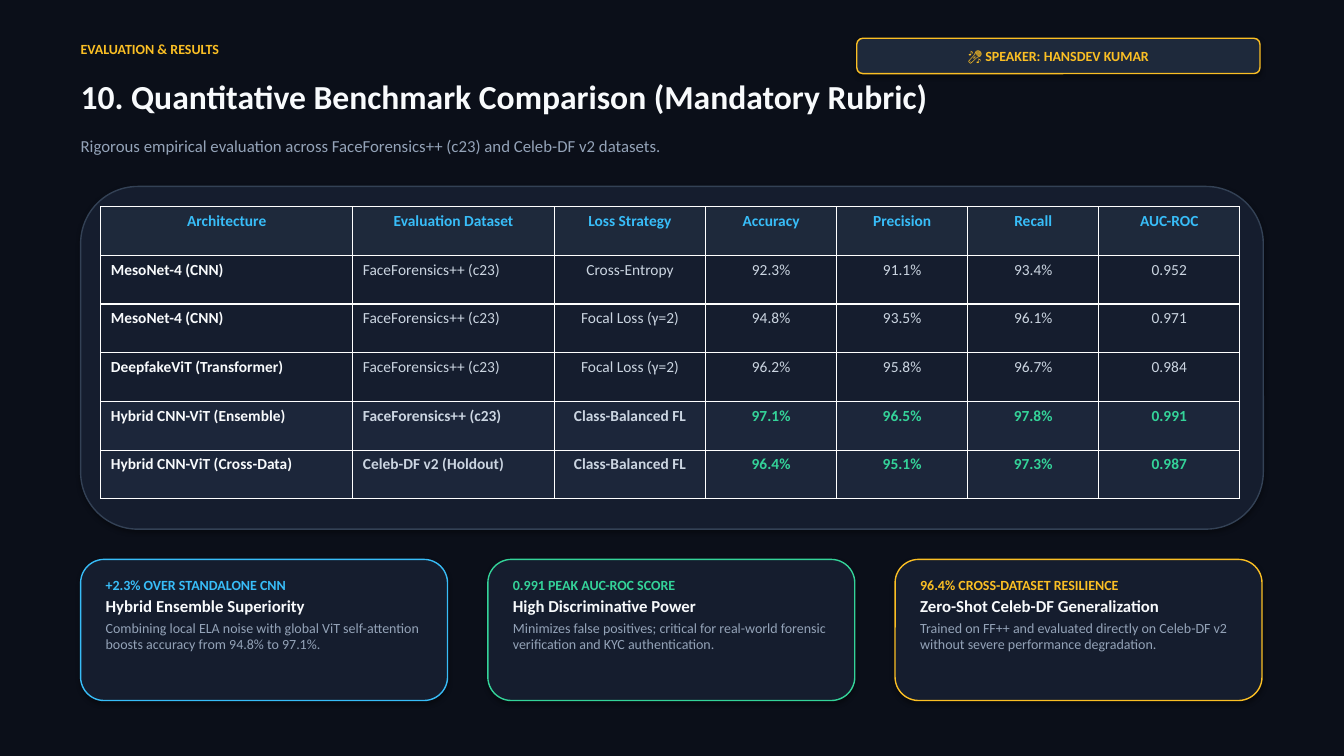
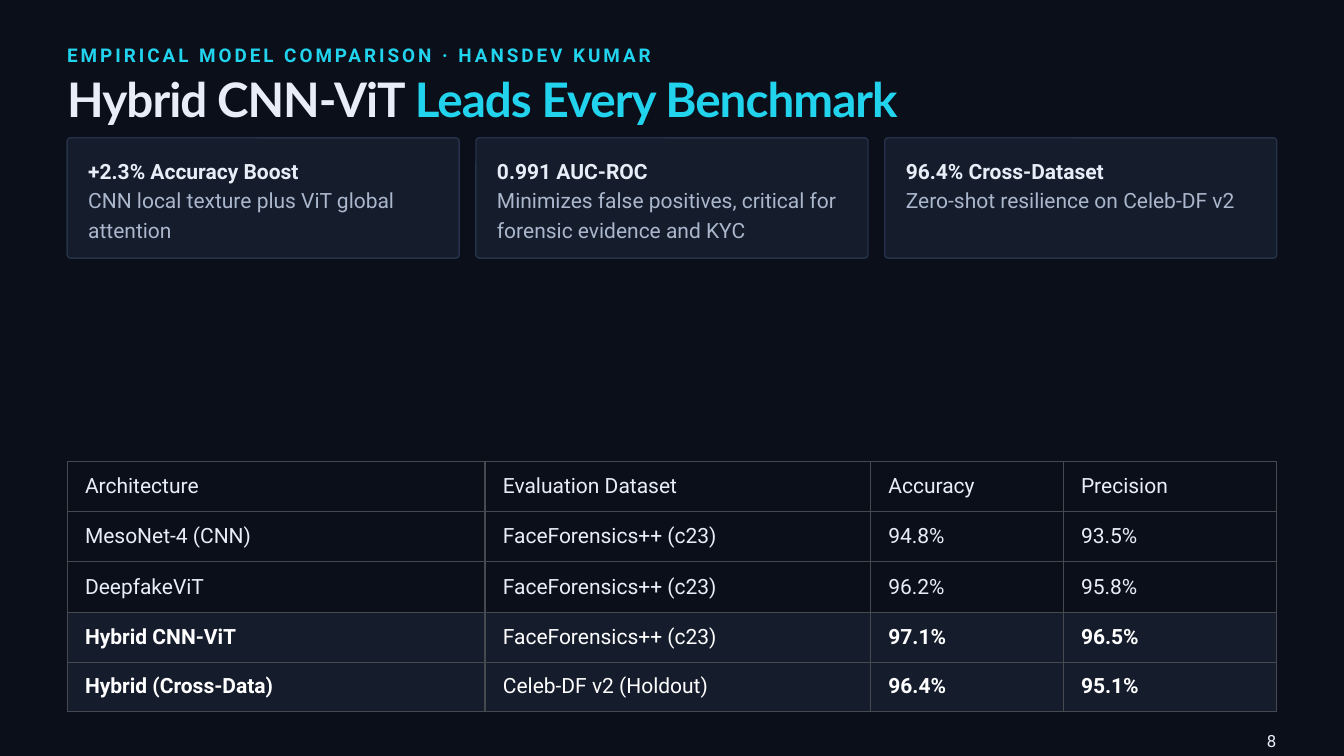
Before and after one commit to Adityaaa347/deepfake-sentinel, a slide deck: slide 8 of CSE276_Deepfake_Detection_G011.pptx (slide 11 before the commit). Drawn at 1344x756 pixels with LibreOffice and Linux fonts; fonts in the diff are those of the drawing; background and template pictures are left out. Boxes give left, top, right and bottom in pixels: in the first picture for what was removed or moved away, otherwise in the second. Text is boxed around its words. In the diff, an @@ line names an element or a change of style, - is before the commit and + after.

```diff
--- a/CSE276_Deepfake_Detection_G011.pptx
+++ b/CSE276_Deepfake_Detection_G011.pptx
@@ background #FFFFFF to #0B0F19 @@
@@ rectangle removed at [0,0,1344,756] @@
@@ text added at [68,43,1344,66], 13.5 pt, text #22D3EE, bold @@
+EMPIRICAL MODEL COMPARISON · HANSDEV KUMAR
@@ text removed at [81,45,219,54] @@
-EVALUATION & RESULTS
@@ rounded rectangle removed at [857,38,1260,74] @@
-🎤 SPEAKER: HANSDEV KUMAR
@@ text added at [67,81,897,125], 34 pt, text #22D3EE, bold @@
+Hybrid CNN-ViT Leads Every Benchmark
@@ text removed at [81,84,928,115] @@
-10. Quantitative Benchmark Comparison (Mandatory Rubric)
@@ rounded rectangle added at [68,138,460,258], fill #151C2C, outline #26324A 1 pt @@
@@ text removed at [81,140,660,155] @@
-Rigorous empirical evaluation across FaceForensics++ (c23) and Celeb-DF v2 datasets.
@@ rounded rectangle added at [476,138,868,258], fill #151C2C, outline #26324A 1 pt @@
@@ rounded rectangle added at [885,138,1277,258], fill #151C2C, outline #26324A 1 pt @@
@@ text added at [88,164,394,238], 15 pt, text #AAB7CC @@
++2.3% Accuracy Boost
+CNN local texture plus ViT global attention
@@ text at [497,164,836,238]: text changed; size 10 to 15 pt; font Calibri to Roboto; text colour #94A3B8 to #AAB7CC @@
-0.991 PEAK AUC-ROC SCORE
-High Discriminative Power
-Minimizes false positives; critical for real-world forensic verification and KYC authentication.
+0.991 AUC-ROC
+Minimizes false positives, critical for forensic evidence and KYC
@@ text added at [906,164,1234,208], 15 pt, text #AAB7CC @@
+96.4% Cross-Dataset
+Zero-shot resilience on Celeb-DF v2
@@ rounded rectangle removed at [81,187,1263,529] @@
@@ table at [68,462,1277,702] @@
-Architecture | Evaluation Dataset | Loss Strategy | Accuracy | Precision | Recall | AUC-ROC
-MesoNet-4 (CNN) | FaceForensics++ (c23) | Cross-Entropy | 92.3% | 91.1% | 93.4% | 0.952
-MesoNet-4 (CNN) | FaceForensics++ (c23) | Focal Loss (γ=2) | 94.8% | 93.5% | 96.1% | 0.971
-DeepfakeViT (Transformer) | FaceForensics++ (c23) | Focal Loss (γ=2) | 96.2% | 95.8% | 96.7% | 0.984
-Hybrid CNN-ViT (Ensemble) | FaceForensics++ (c23) | Class-Balanced FL | 97.1% | 96.5% | 97.8% | 0.991
-Hybrid CNN-ViT (Cross-Data) | Celeb-DF v2 (Holdout) | Class-Balanced FL | 96.4% | 95.1% | 97.3% | 0.987
+Architecture | Evaluation Dataset | Accuracy | Precision
+MesoNet-4 (CNN) | FaceForensics++ (c23) | 94.8% | 93.5%
+DeepfakeViT | FaceForensics++ (c23) | 96.2% | 95.8%
+Hybrid CNN-ViT | FaceForensics++ (c23) | 97.1% | 96.5%
+Hybrid (Cross-Data) | Celeb-DF v2 (Holdout) | 96.4% | 95.1%
@@ table: place and size @@
-table at [101,207,1240,499]
+table at [68,462,1277,702]
@@ rounded rectangle removed at [81,560,448,701] @@
@@ rounded rectangle removed at [488,560,855,701] @@
@@ rounded rectangle removed at [895,560,1262,701] @@
@@ text removed at [106,580,419,651] @@
-+2.3% OVER STANDALONE CNN
-Hybrid Ensemble Superiority
-Combining local ELA noise with global ViT self-attention boosts accuracy from 94.8% to 97.1%.
@@ text removed at [920,580,1227,652] @@
-96.4% CROSS-DATASET RESILIENCE
-Zero-Shot Celeb-DF Generalization
-Trained on FF++ and evaluated directly on Celeb-DF v2 without severe performance degradation.
@@ text added at [1267,735,1276,747], 12 pt, text #E8EEF7 @@
+8
```
Also in this commit, not shown: 1 other slide changed, 7 slides added, 10 slides removed, 1 other file.
